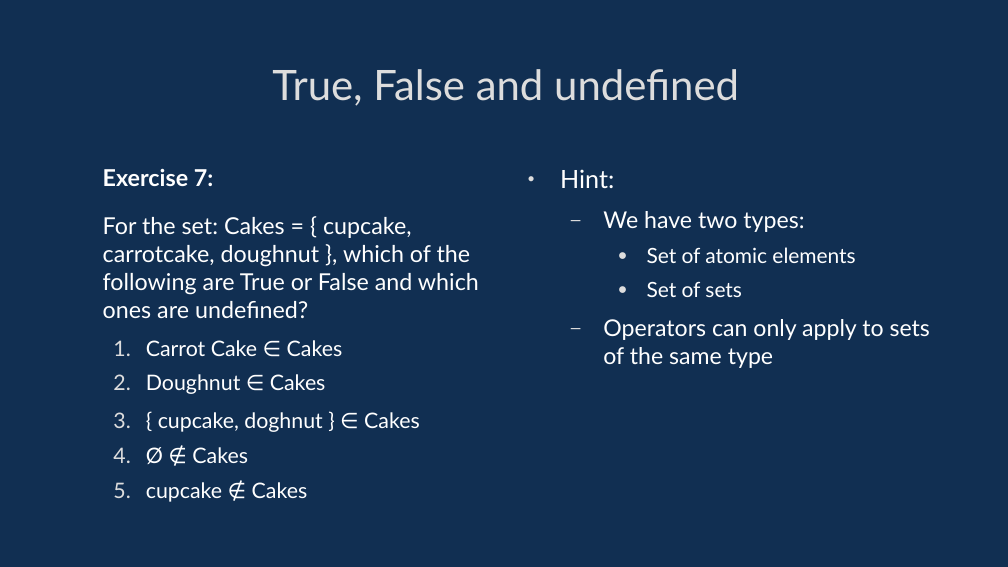
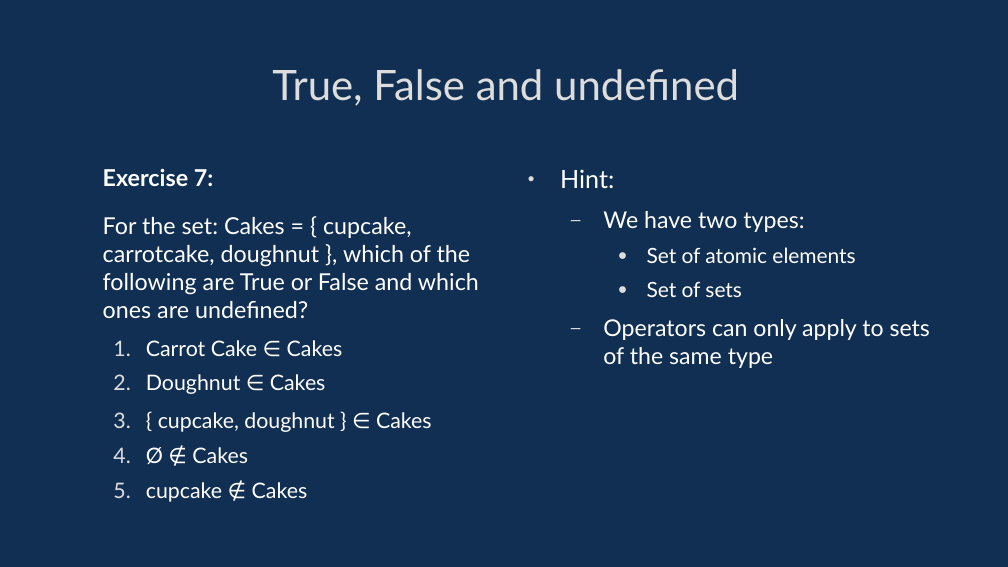
Before and after one commit to davidgundry/maths22-23, a slide deck: slide 31 of slides/maths-6-set-theory.odp. Drawn at 1008x567 pixels with LibreOffice and Linux fonts; fonts in the diff are those of the drawing. Boxes give left, top, right and bottom in pixels: in the first picture for what was removed or moved away, otherwise in the second. Text is boxed around its words. In the diff, an @@ line names an element or a change of style, - is before the commit and + after.

```diff
--- a/slides/maths-6-set-theory.odp
+++ b/slides/maths-6-set-theory.odp
@@ text at (158, 412, 432, 432): text changed @@
-  3. { cupcake, doghnut } ∈ Cakes
+  3. { cupcake, doughnut } ∈ Cakes
```
Also in this commit, not shown: 7 other slides changed.
